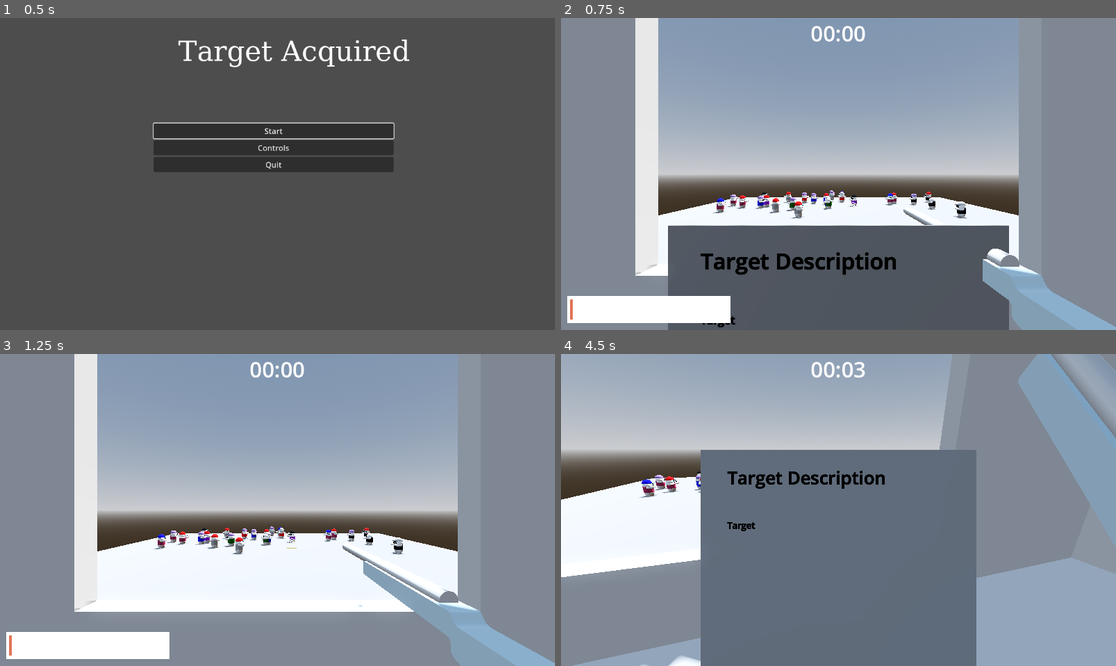
Above: before the commit, frames 1-4 (two rows, left to right).
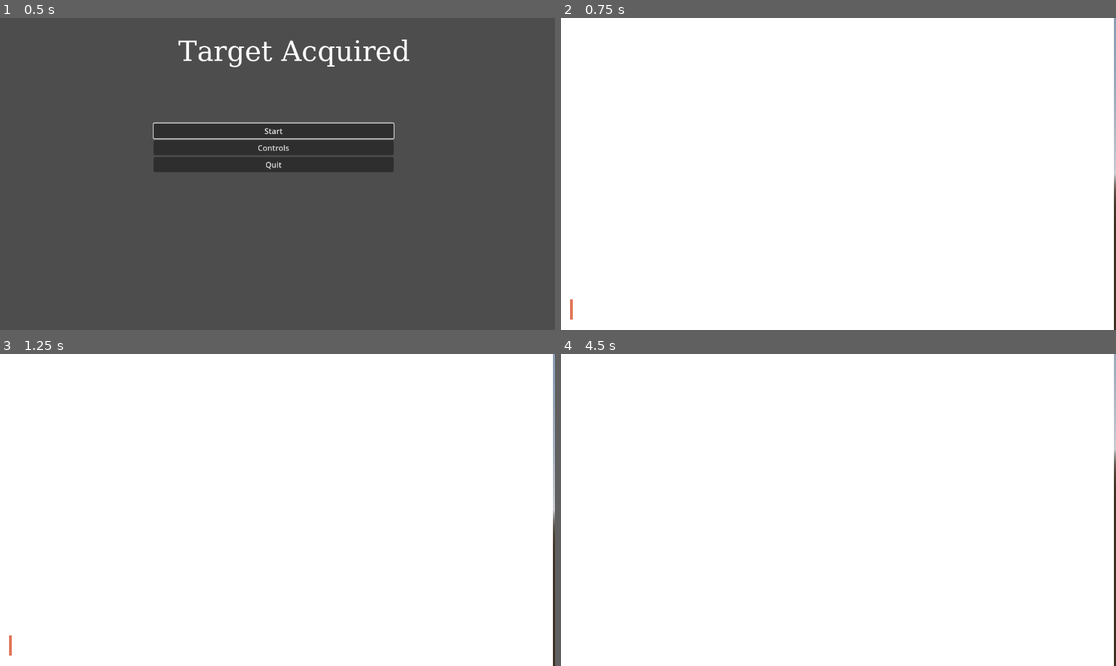
Above: after the commit, the same moments.

Repository: DataRange/game-jam-prep
Game: Godot game, scene res://Scenes/main_menu.tscn
Same seed, same stepped clock (60 frames per second), same inputs: the game is played once before the commit and once after it.
Inputs (mouse positions are in pixels of both pictures, inside the frame that each line leads up to):
- Up to frame 1 (0.5 s): no input
- Up to frame 2 (0.75 s): click "Start" at 0.5 s
- Up to frame 3 (1.25 s): no input
- Up to frame 4 (4.5 s): move the mouse to (866, 510) at 1.27 s; press the mouse at (866, 510) at 1.28 s; move the mouse to (810, 510) at 2.02 s; release the mouse at (810, 510) at 2.03 s; tap Tab (open_guide) at 2.1 s; move the mouse to (849, 503) at 2.77 s; hold Right mouse button (right_click) 2.78-3.53 s; move the mouse to (832, 516) at 3.52 s; click (832, 516) at 3.6 s; move the mouse to (877, 513) at 4.27 s; hold Tab (open_guide) from 4.28 s (still down)

Frame 1 is identical in both runs. In frame 2, 89% of the frame differs, in the area x 0-100%, y 0-100%; in frame 3, 80%; in frame 4, 93%.

Commit message:
random stuff

Diff:
--- a/Prefabs/player.tscn
+++ b/Prefabs/player.tscn
@@ -129,7 +129,7 @@
 pixel_size = 0.001
 double_sided = false
 modulate = Color(0, 0, 0, 1)
-text = "Target Description
+text = "Civilian Description
 "
 font_size = 64
 outline_size = 4
--- /dev/null
+++ b/Scenes/end_screen.tscn
@@ -0,0 +1,20 @@
+[gd_scene load_steps=3 format=3 uid="uid://7oox7o6f1n4x"]
+
+[ext_resource type="Script" uid="uid://bk52h7f2kiepr" path="res://Scripts/end_screen.gd" id="1_f2mtv"]
+
+[sub_resource type="CanvasTexture" id="CanvasTexture_f2mtv"]
+
+[node name="End Screen" type="Control"]
+layout_mode = 3
+anchors_preset = 15
+anchor_right = 1.0
+anchor_bottom = 1.0
+grow_horizontal = 2
+grow_vertical = 2
+script = ExtResource("1_f2mtv")
+
+[node name="TextureRect" type="TextureRect" parent="."]
+layout_mode = 0
+offset_right = 1147.0
+offset_bottom = 649.0
+texture = SubResource("CanvasTexture_f2mtv")
--- a/Scenes/world.tscn
+++ b/Scenes/world.tscn
@@ -1,8 +1,9 @@
-[gd_scene load_steps=9 format=3 uid="uid://1ffjdnxshitx"]
+[gd_scene load_steps=10 format=3 uid="uid://1ffjdnxshitx"]
 
 [ext_resource type="Script" uid="uid://wtr3yf1tnag6" path="res://Scripts/world.gd" id="1_5a7ea"]
 [ext_resource type="PackedScene" uid="uid://dmues6x8ijgk" path="res://Prefabs/player.tscn" id="1_a02cp"]
 [ext_resource type="PackedScene" uid="uid://bu4w6uf6ruf1v" path="res://Raw Models/Assassin Room.gltf" id="3_5a7ea"]
+[ext_resource type="PackedScene" uid="uid://7oox7o6f1n4x" path="res://Scenes/end_screen.tscn" id="4_8j60k"]
 
 [sub_resource type="ProceduralSkyMaterial" id="ProceduralSkyMaterial_yp4wr"]
 sky_horizon_color = Color(0.662243, 0.671743, 0.686743, 1)
@@ -23,25 +24,33 @@
 [sub_resource type="BoxShape3D" id="BoxShape3D_go701"]
 
 [node name="World" type="Node3D"]
+visible = false
 script = ExtResource("1_5a7ea")
 numCharacter = 25
+
+[node name="End Screen" parent="." instance=ExtResource("4_8j60k")]
+mouse_filter = 2
 
 [node name="WorldEnvironment" type="WorldEnvironment" parent="."]
 environment = SubResource("Environment_go701")
 
 [node name="DirectionalLight3D" type="DirectionalLight3D" parent="."]
 transform = Transform3D(-0.866024, -0.433016, 0.250001, 0, 0.499998, 0.866026, -0.500003, 0.749999, -0.43301, -14.1876, 7.09202, 10.025)
+visible = false
 shadow_enabled = true
 
 [node name="Player" parent="." instance=ExtResource("1_a02cp")]
 transform = Transform3D(1, 0, 0, 0, 1, 0, 0, 0, 1, 0, 12, 50)
+visible = false
 
 [node name="Floor" type="CSGBox3D" parent="."]
+visible = false
 size = Vector3(100, 1, 100)
 material = SubResource("StandardMaterial3D_go701")
 
 [node name="Assasin Safehouse" type="StaticBody3D" parent="."]
 transform = Transform3D(1, 0, 0, 0, 1, 0, 0, 0, 1, 0, 12, 50)
+visible = false
 
 [node name="StaticBody3D" type="CollisionShape3D" parent="Assasin Safehouse"]
 shape = SubResource("BoxShape3D_go701")
--- a/Scripts/character.gd
+++ b/Scripts/character.gd
@@ -8,6 +8,9 @@
 
 @onready var deathExplosion: CPUParticles3D = $"Death Particles"
 @onready var animation: AnimationPlayer = $character/AnimationPlayer
+
+signal targetAcquired
+signal civilianKilled
 
 var hitAngle: float = 0.0
 
@@ -91,5 +94,7 @@
 		hitAngle = area.rotation.y
 
 		if isTarget:
-
+			emit_signal("targetAcquired")
 			print("You got the target!")
+		else:
+			emit_signal("civilianKilled")
--- /dev/null
+++ b/Scripts/end_screen.gd
@@ -0,0 +1,10 @@
+extends Control
+
+# Called when the node enters the scene tree for the first time.
+func _ready() -> void:
+	pass # Replace with function body.
+
+
+# Called every frame. 'delta' is the elapsed time since the previous frame.
+func _process(delta: float) -> void:
+	pass
--- a/Scripts/world.gd
+++ b/Scripts/world.gd
@@ -6,6 +6,8 @@
 @onready var player = $Player
 
 signal target_shot
+signal targetAcquried
+signal civilianKilled
 
 var target_delay: int = 10
 var target_spawn_time: int = 0
@@ -16,6 +18,8 @@
 	for i in range(numCharacter):
 
 		var newCharacter = enemyResource.instantiate()
+		newCharacter.civilianKilled.connect(civilian)
+		newCharacter.targetAcquired.connect(target)
 
 		var numSetpoints = randi_range(2, 5)
 		for j in range(numSetpoints):
@@ -47,3 +51,8 @@
 
 func _process(delta: float) -> void:
 	targetSpawner()
+
+func civilian():
+	emit_signal("civilianKilled")
+func target():
+	emit_signal("targetAcquried")
--- a/project.godot
+++ b/project.godot
@@ -11,7 +11,7 @@
 [application]
 
 config/name="Game Jam Prep"
-run/main_scene="uid://b21bx2p5eh82t"
+run/main_scene="uid://dl4ds0u2llny4"
 config/features=PackedStringArray("4.4", "Forward Plus")
 config/icon="res://icon.svg"
 
Not shown: 1 places in Scenes/main_menu.tscn that only renumber resources
Not shown, added: Scripts/end_screen.gd.uid
